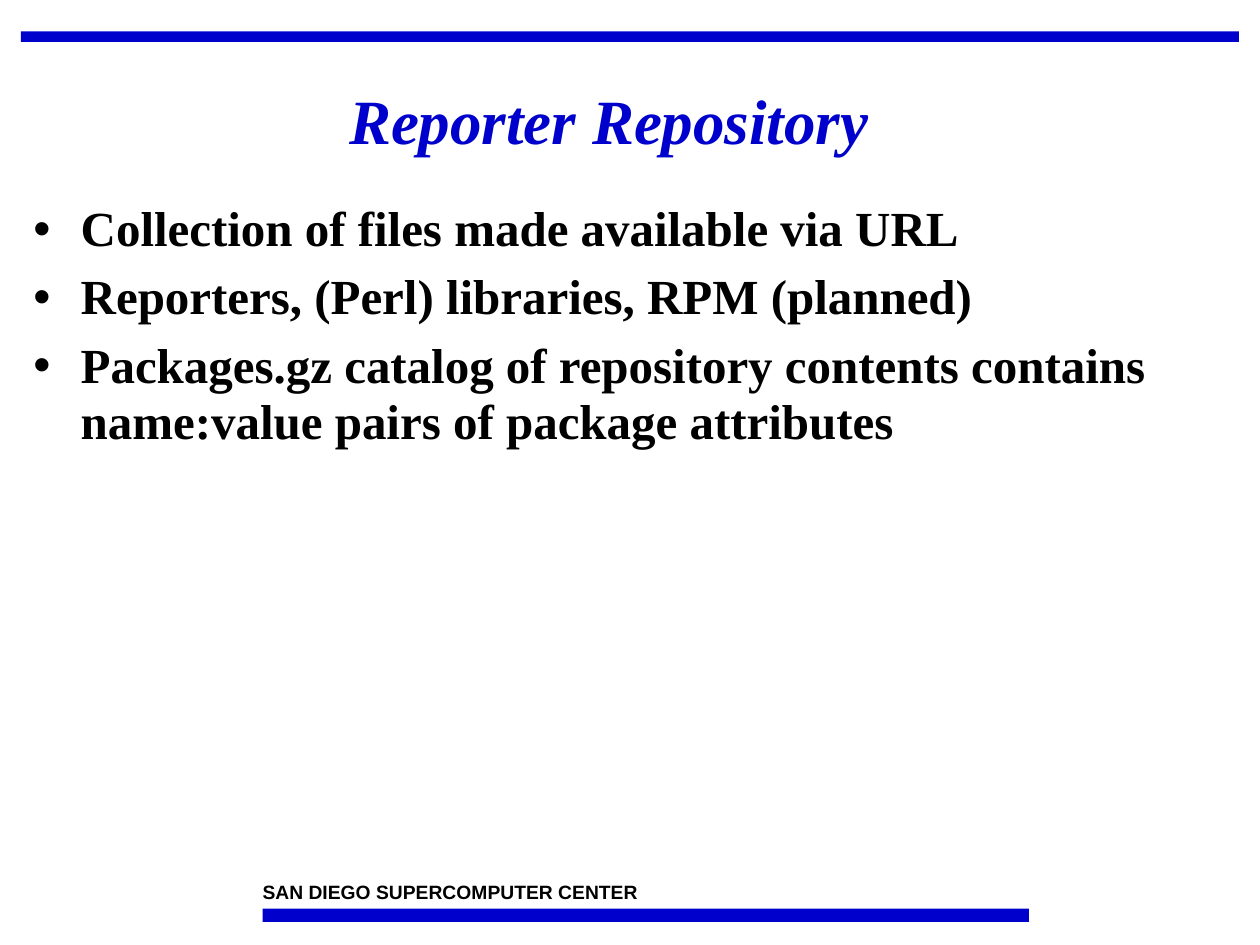
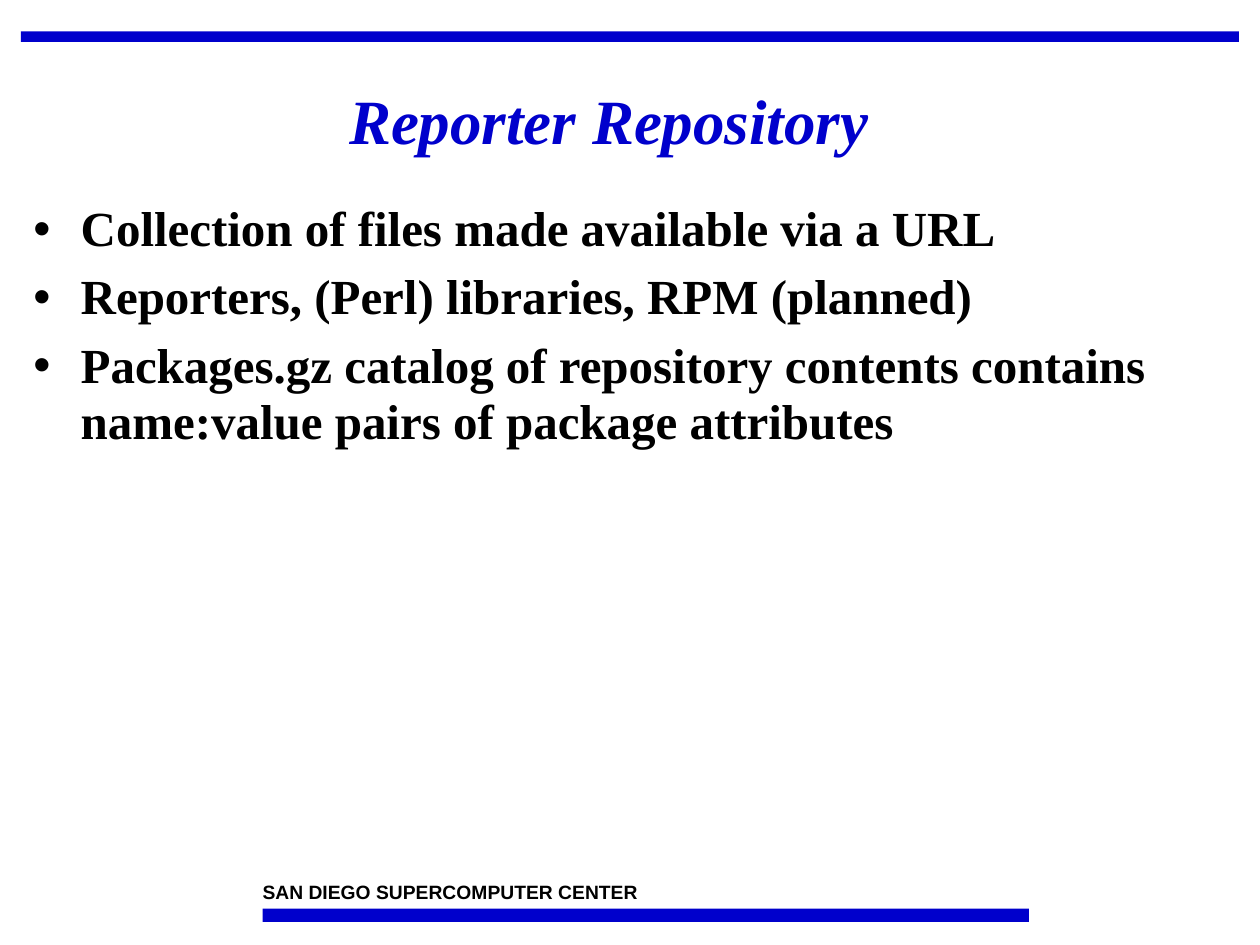
Before and after one commit to IncaProject/inca-xsede, a slide deck: slide 26 of talks/feb-06-workshop/incaReporters.ppt. Drawn at 1260x945 pixels with LibreOffice and Linux fonts; fonts in the diff are those of the drawing; background and template pictures are left out. Boxes give left, top, right and bottom in pixels: in the first picture for what was removed or moved away, otherwise in the second. Text is boxed around its words. In the diff, an @@ line names an element or a change of style, - is before the commit and + after.

```diff
--- a/talks/feb-06-workshop/incaReporters.ppt
+++ b/talks/feb-06-workshop/incaReporters.ppt
@@ text at (81,211,995,247): text changed @@
-• Collection of files made available via URL
+• Collection of files made available via a URL
```
Also in this commit, not shown: 5 other slides changed, 2 other files.
